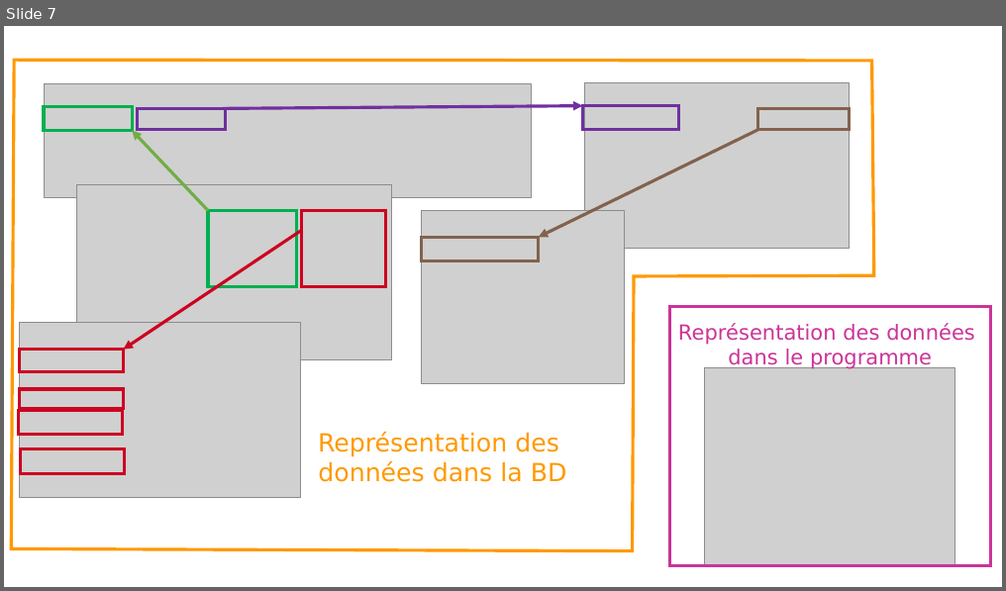
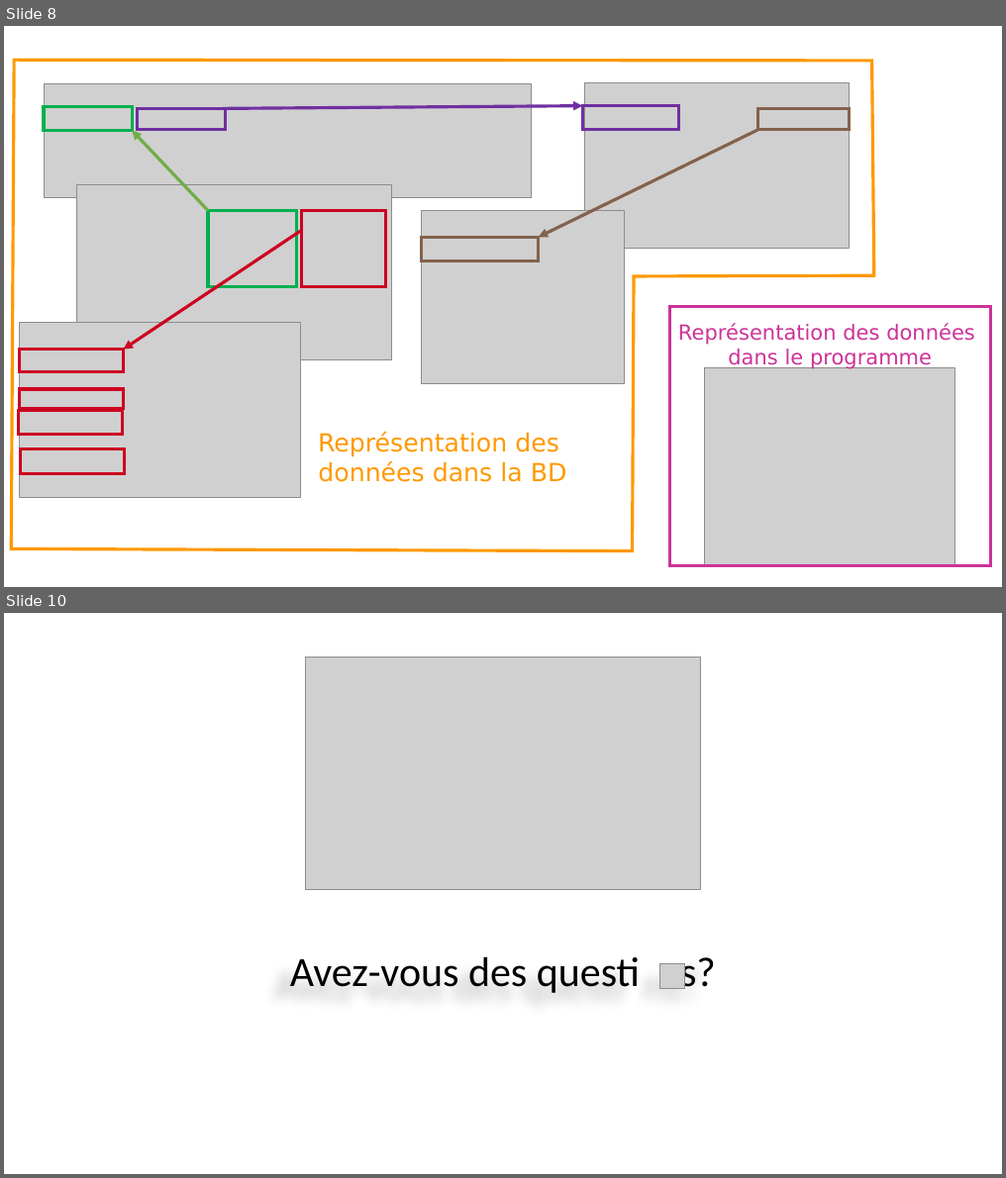
Before and after one commit to Npaci/Java, a slide deck: Présentation_Labo1.pptx. Shown one above the other, each under a label of ours: slide 7 before the commit, slides 8 and 10 after it; the slides between them are not shown. The pictures are 1006x591 and 1006x1178 pixels, drawn with LibreOffice and Linux fonts; fonts in the diff are those of the drawing; grey boxes stand for pictures. Boxes give left, top, right and bottom in pixels: in the first picture for what was removed or moved away, otherwise in the second. Text is boxed around its words. In the diff, an @@ line names an element or a change of style, - is before the commit and + after.

```diff
--- a/Présentation_Labo1.pptx
+++ b/Présentation_Labo1.pptx
@@ slide 10 added at [4,613,1002,1174], background #FFFFFF @@
@@ picture added at [306,658,700,890] @@
@@ text added at [290,958,716,993], 40 pt, text #000000 @@
+Avez-vous des questi ns?
@@ picture added at [659,964,684,989] @@
@@ what was slide 7 is now slide 8 @@
```
Also in this commit, not shown: 1 slide changed, 3 other slides added, 1 slide removed, 3 other files.
